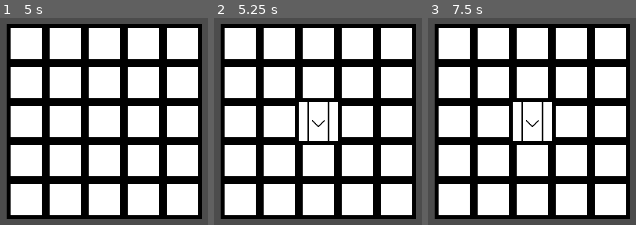
Above: before the commit, frames 1-3 (left to right).
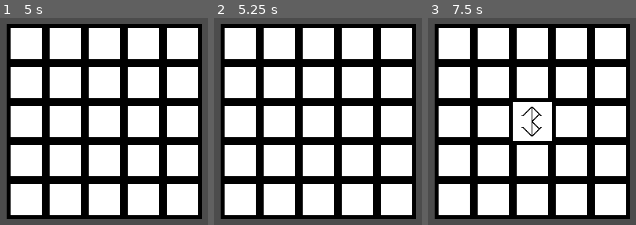
Above: after the commit, the same moments.

Repository: Calador-t/GolemLords
Game: Godot game, scene res://test2.tscn
Same seed, same stepped clock (60 frames per second), same inputs: the game is played once before the commit and once after it. This scene is started directly instead of the project's main scene.
Inputs (mouse positions are in pixels of both pictures, inside the frame that each line leads up to):
- Up to frame 1 (5 s): tap Enter at 0.5, 2, 3.5 s; move the mouse to (outside the picture) at 0.52 s; tap R (rotateRune) at 0.6, 3.6 s; click (outside the picture) at 0.67 s; tap Space at 1.25, 2.75, 4.25 s; move the mouse to (185, 220) at 1.27 s; tap 1 at 1.35, 4.35 s; click (185, 220) at 1.42 s; move the mouse to (outside the picture) at 2.02 s; tap 2 at 2.1 s; click (outside the picture) at 2.17 s; move the mouse to (outside the picture) at 2.77 s; tap 3 at 2.85 s; click (outside the picture) at 2.92 s; move the mouse to (outside the picture) at 3.52 s; click (outside the picture) at 3.67 s; move the mouse to (104, 127) at 4.27 s; click (104, 127) at 4.42 s
- Up to frame 2 (5.25 s): move the mouse to (outside the picture) at 5.02 s; tap 2 at 5.1 s; click (outside the picture) at 5.17 s
- Up to frame 3 (7.5 s): move the mouse to (outside the picture) at 5.77 s; tap 3 at 5.85 s; click (outside the picture) at 5.92 s; move the mouse to (outside the picture) at 6.52 s; tap R (rotateRune) at 6.6 s; click (outside the picture) at 6.67 s; move the mouse to (613, 220) at 7.27 s; tap 1 at 7.35 s; click (613, 220) at 7.42 s

Frame 1 is identical in both runs. In frame 2, 1.7% of the frame differs, in the area x 40-60%, y 40-60%; in frame 3, 0.9%.
Error after the commit: Parse Error: The identifier "from" isn't declared in the current scope. (res://Runes/CurveRune.gd:18)

Commit message:
Mov to PC

Diff:
--- a/game/RuneState.gd
+++ b/game/RuneState.gd
@@ -11,7 +11,6 @@
 	AMMOUNT,
 	SPREAD,
 	BOUNCE, # How often it bounces from the screen Edge
-
 }
 
 # Some runes have tags. They group runes by type and can add effects
@@ -20,7 +19,6 @@
 	OUTPUT,
 	INPUT,
 	CONNECTOR,
-
 }
 
 var __power
--- a/game/Runes/CurveRune.gd
+++ b/game/Runes/CurveRune.gd
@@ -13,7 +13,8 @@
 	#__timer.start()
 	__timer.connect("timeout", self, "_outputMana")
 
-func canInputMana(from: int) -> bool:
+func canInputMana(fromIndex: Vector2) -> bool:
+
 	var fromTop = absoluteToRelativeDirection(from) == RuneEnums.Direction.TOP
 	var fromRight = absoluteToRelativeDirection(from) == RuneEnums.Direction.RIGHT
 	return __manaCarried.size() <= 0 && (fromTop || fromRight)
--- a/game/Runes/EmitterRune.gd
+++ b/game/Runes/EmitterRune.gd
@@ -15,16 +15,28 @@
 	__timer.connect("timeout", self, "_emitt")
 
 func _emitt() -> void:
-	var nextRune = getAdjectedRuneRelative(RuneEnums.Direction.BOTTOM)
-	var newMana = mana.instance()
-
-	if nextRune == null ||  !nextRune.is_in_group("Rune"):
+	var outRuneIndex = getRuneOutputIndex()
+	var outRune = __runeGrid.getRuneByIndex(outRuneIndex)
+	if outRune == null ||  !outRune.is_in_group("Rune"):
 		# invalid adjected rune
 		return
+	var newMana = mana.instance()
 	var absoluteDirectionFrom = relativeToAbsoluteDirection(RuneEnums.Direction.TOP)
-	if nextRune.canInputMana(absoluteDirectionFrom):
-		nextRune.inputMana(newMana, absoluteDirectionFrom, self)
 
+	if outRune.canInputMana(__index):
+		outRune.inputMana(newMana, __index, self)
 
-func canInputMana(from: int) -> bool:
+func getRuneOutputIndex() -> Vector2:
+	match __runeRotation:
+		0:
+			return __index + Vector2(0, -1)
+		1:
+			return __index + Vector2(-1, 0)
+		2:
+			return __index + Vector2(0, 1)
+		3:
+			return __index + Vector2(1, 0)
+	return Vector2()
+
+func canInputMana(fromIndex: Vector2) -> bool:
 	return false
--- a/game/Runes/Rune.gd
+++ b/game/Runes/Rune.gd
@@ -9,6 +9,17 @@
 
 var __manaCarried: Array
 var __runeRotation: int = 0
+var __index: Vector2
+var __runeGrid
+
+func setIndex(index: Vector2):
+	print(index)
+	__index = index
+func getIndex() -> Vector2:
+	return __index
+
+func setRuneGrid(runeGrid):
+	__runeGrid = runeGrid
 
 func setTopRune(topRune):
 	__topRune = topRune
@@ -20,10 +31,10 @@
 	__rightRune = rightRune
 
 
-func canInputMana(from: int) -> bool:
+func canInputMana(fromIndex: Vector2) -> bool:
 	return __manaCarried.size() <= 0
 
-func inputMana(mana, fromDirection, fromRune):
+func inputMana(mana, fromIndex: Vector2, fromRune):
 	pass
 
 func getAdjectedRuneRelative(fromDirection: int) -> Node2D:
@@ -38,6 +49,8 @@
 		RuneEnums.Direction.RIGHT:
 			return __rightRune
 	return null
+
+
 
 func relativeToAbsoluteDirection(fromDirection: int) -> int:
 	var directionInt = 0
--- a/game/Runes/RuneGrid.gd
+++ b/game/Runes/RuneGrid.gd
@@ -51,6 +51,8 @@
 		if newRune != null:
 			addAdjectedRunes(newRune, settingSocketRotation, settingSocketIndex)
 			updateAdjectedRunes(newRune, settingSocketIndex)
+			newRune.setRuneGrid(self)
+			newRune.setIndex(settingSocketIndex)
 			newRune.position = indexToPos(settingSocketIndex)
 			if __runeGrid[settingSocketIndex.x][settingSocketIndex.y] != null:
 				__runeGrid[settingSocketIndex.x][settingSocketIndex.y].queue_free()
@@ -67,6 +69,7 @@
 		var rightRune = getRightRuneSafe(index)
 
 		var rotate: int = rotation % 360 / 90 as int
+
 		rune.setRuneRotation(rotate)
 		rune.setTopRune(topRune)
 		rune.setBottomRune(bottomRune)
@@ -74,6 +77,14 @@
 		rune.setRightRune(rightRune)
 		pass
 	pass
+
+func getRuneByIndex(index: Vector2):
+	var validX = index.x >= 0 && index.x < __runeGrid.size()
+	var validY = index.y >= 0 && index.y < __runeGrid[0].size()
+
+	if validX && validY:
+		return __runeGrid[index.x][index.y]
+	return null
 
 func updateAdjectedRunes(rune, index: Vector2):
 	var topRune = getTopRuneSafe(index)
--- a/game/test.tscn
+++ b/game/test.tscn
@@ -5,4 +5,4 @@
 [node name="Spatial" type="Node2D"]
 
 [node name="RuneGrid" parent="." instance=ExtResource( 1 )]
-[ext_resource path="res://Runes/RuneGrid.tscn" type="PackedScene" id=1]
+position = Vector2( 103.655, 102.184 )
